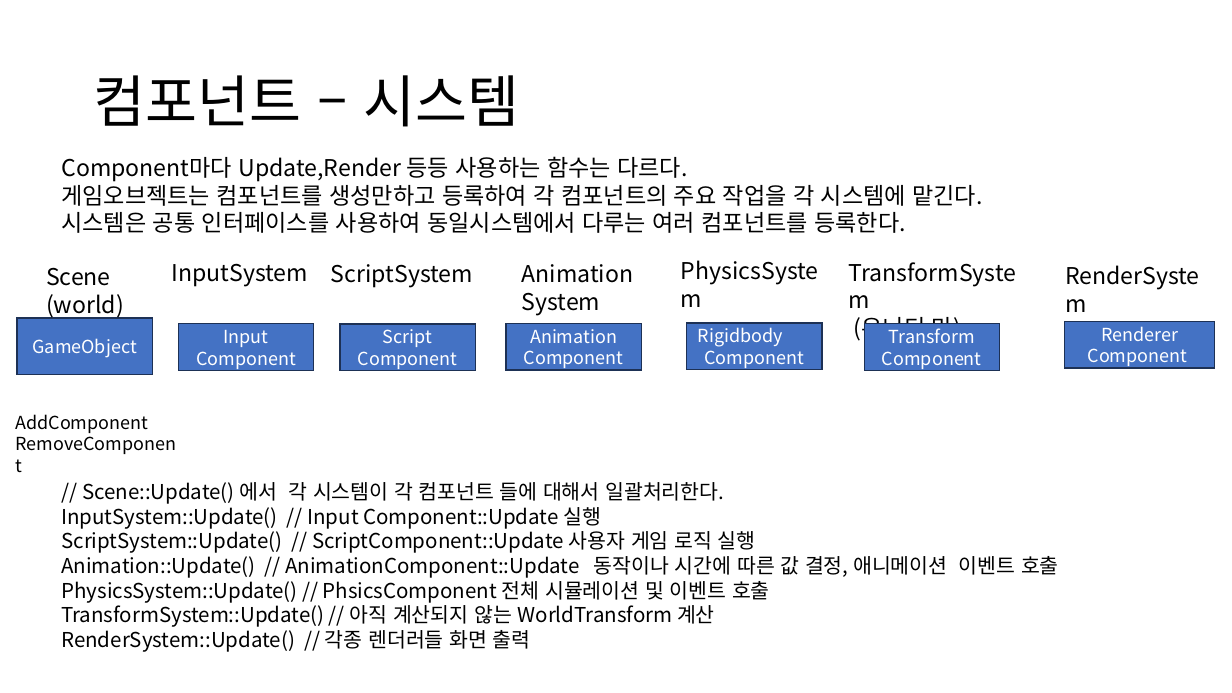
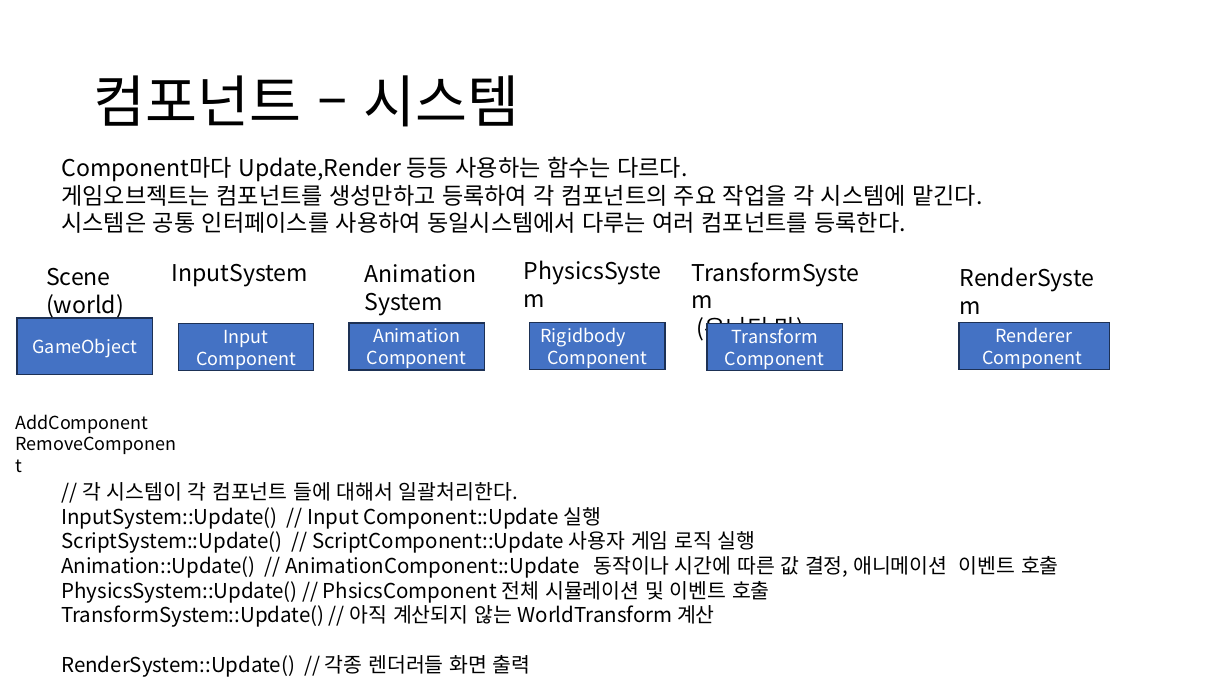
Before and after one commit to ldw9981/Direct2D_1.4, a slide deck: slide 11 of ppt/GameObject.pptx (slide 8 before the commit). Drawn at 1232x693 pixels with LibreOffice and Linux fonts; fonts in the diff are those of the drawing. Boxes give left, top, right and bottom in pixels: in the first picture for what was removed or moved away, otherwise in the second. Text is boxed around its words. In the diff, an @@ line names an element or a change of style, - is before the commit and + after.

Commit message:
update

```diff
--- a/ppt/GameObject.pptx
+++ b/ppt/GameObject.pptx
@@ text removed at [331, 264, 473, 288] @@
-ScriptSystem
@@ text "RenderSystem": place and size @@
-text "RenderSystem" at [1056, 257, 1224, 294]
+text "RenderSystem" at [951, 259, 1118, 296]
@@ rectangle removed at [340, 324, 476, 372] @@
-Script
-Component
@@ 3 texts, 3 rectangles: place and size @@
-3 texts, 3 rectangles at [506, 252, 1000, 372]
+3 texts, 3 rectangles at [61, 264, 843, 603]
@@ rectangle "Renderer Component": place and size @@
-rectangle "Renderer Component" at [1065, 322, 1215, 369]
+rectangle "Renderer Component" at [959, 323, 1110, 370]
@@ text at [82, 482, 518, 501]: text changed @@
-// Scene::Update() 에서 각 시스템이 각 컴포넌트 들에 대해서 일괄처리한다.
+// 각 시스템이 각 컴포넌트 들에 대해서 일괄처리한다.
```
Also in this commit, not shown: 2 other slides changed, 3 slides added.
